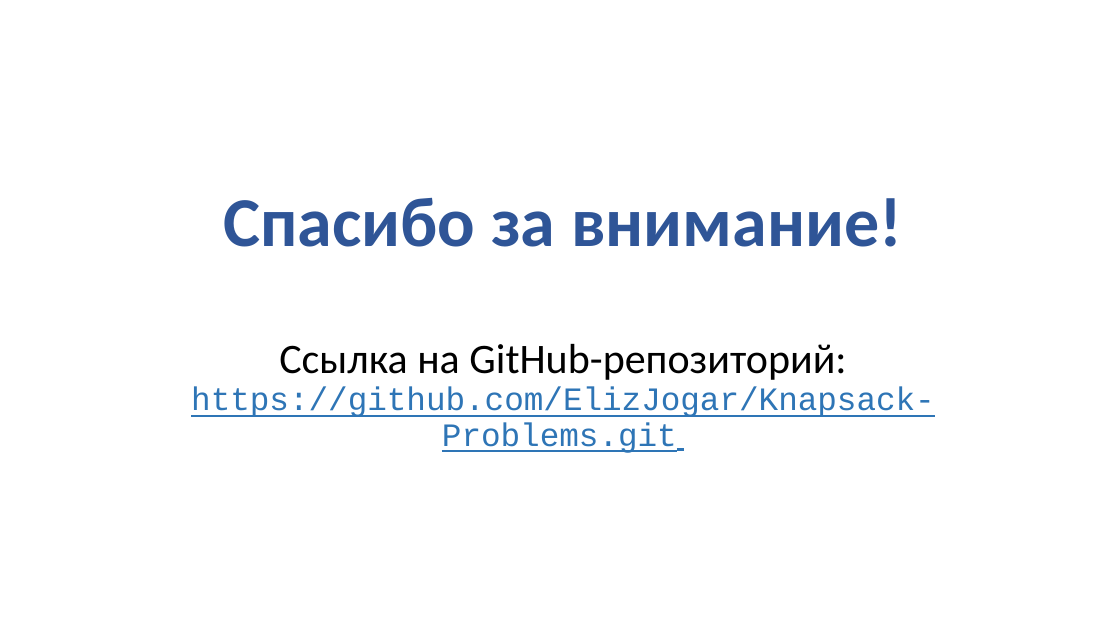
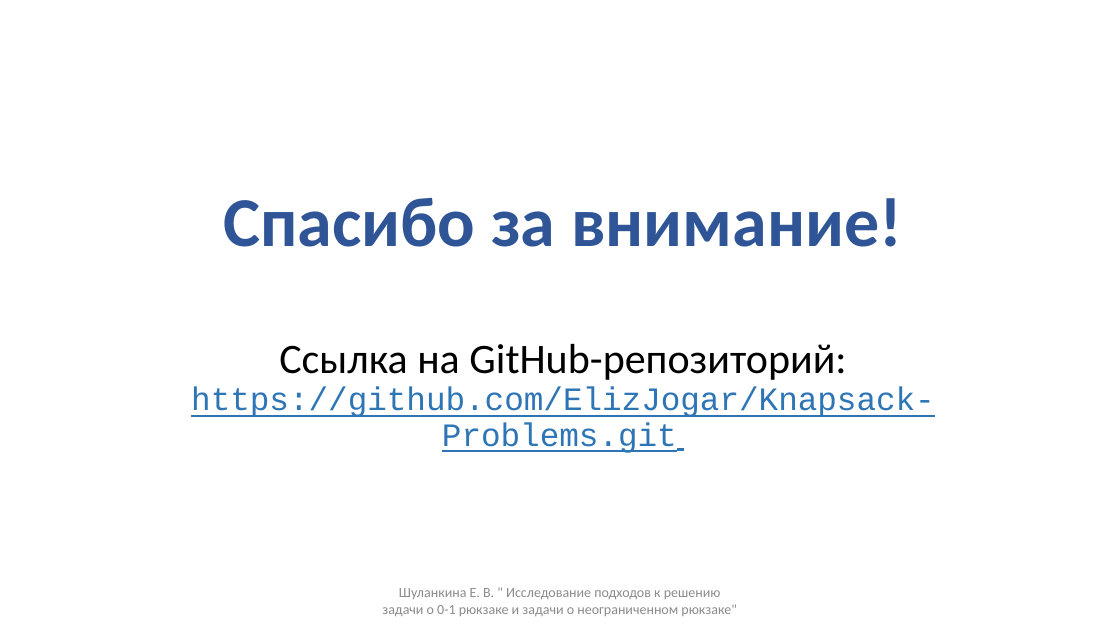
Before and after one commit to ElizJogar/Knapsack-Problems, a slide deck: slide 39 of docs/master_diploma.pptx. Drawn at 1120x630 pixels with LibreOffice and Linux fonts; fonts in the diff are those of the drawing. Boxes give left, top, right and bottom in pixels: in the first picture for what was removed or moved away, otherwise in the second. Text is boxed around its words. In the diff, an @@ line names an element or a change of style, - is before the commit and + after.

```diff
--- a/docs/master_diploma.pptx
+++ b/docs/master_diploma.pptx
@@ text added at (382, 588, 736, 616), 12 pt, text #8C8C8C @@
+Шуланкина Е. В. " Исследование подходов к решению задачи о 0-1 рюкзаке и задачи о неограниченном рюкзаке"
```
Also in this commit, not shown: 6 other slides changed, 1 slide added, 1 slide removed, 1 other file.
